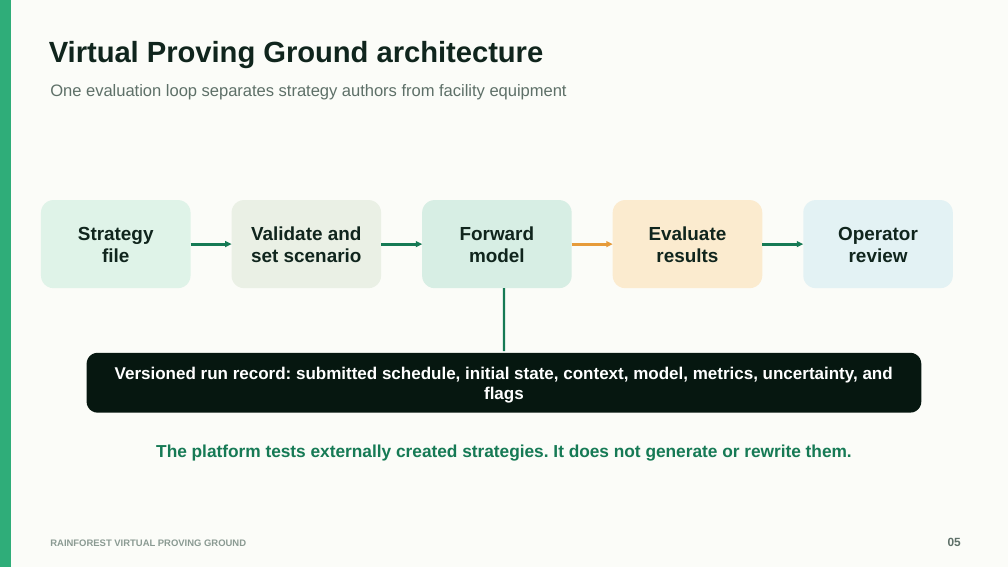
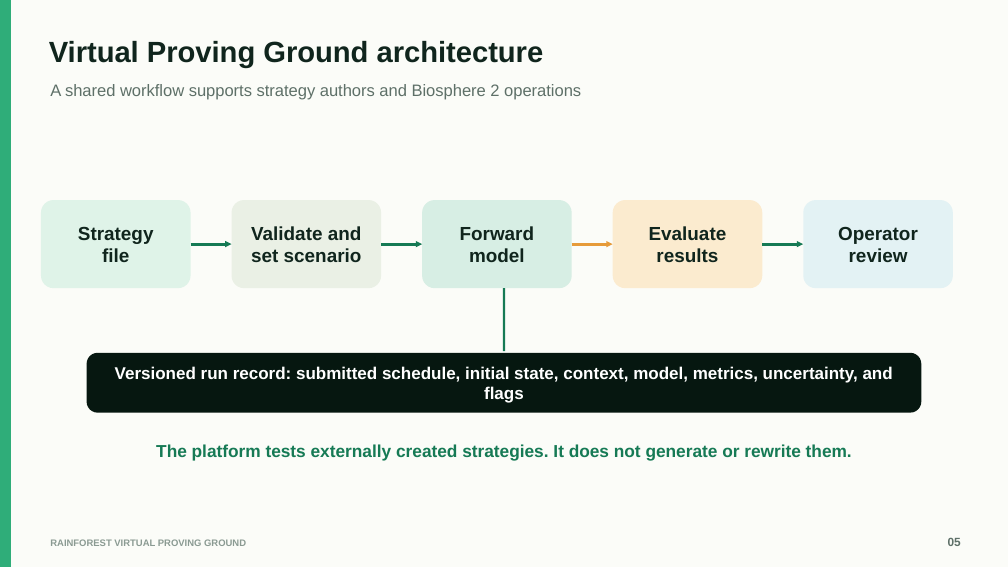
Before and after one commit to DimitriBolt/DigitalTwin, a slide deck: slide 5 of presentation/output/RainForest_Virtual_Proving_Ground.pptx. Drawn at 1008x567 pixels with LibreOffice and Linux fonts; fonts in the diff are those of the drawing. Boxes give left, top, right and bottom in pixels: in the first picture for what was removed or moved away, otherwise in the second. Text is boxed around its words. In the diff, an @@ line names an element or a change of style, - is before the commit and + after.

```diff
--- a/presentation/output/RainForest_Virtual_Proving_Ground.pptx
+++ b/presentation/output/RainForest_Virtual_Proving_Ground.pptx
@@ text at (x1=50, y1=84, x2=581, y2=100): text changed @@
-One evaluation loop separates strategy authors from facility equipment
+A shared workflow supports strategy authors and Biosphere 2 operations
```
Also in this commit, not shown: 8 other slides changed, 1 slide added, 1 slide removed, 4 other files.
